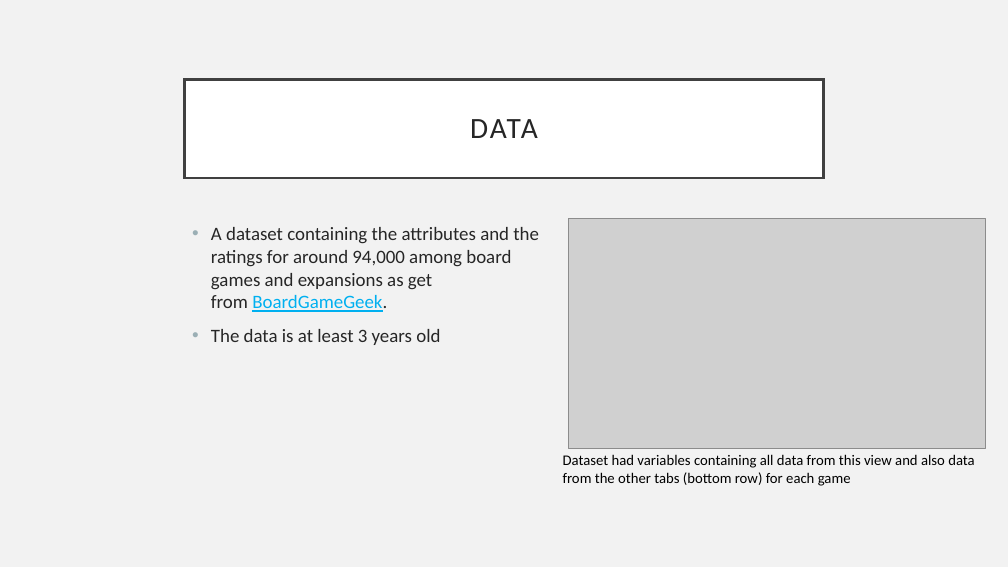
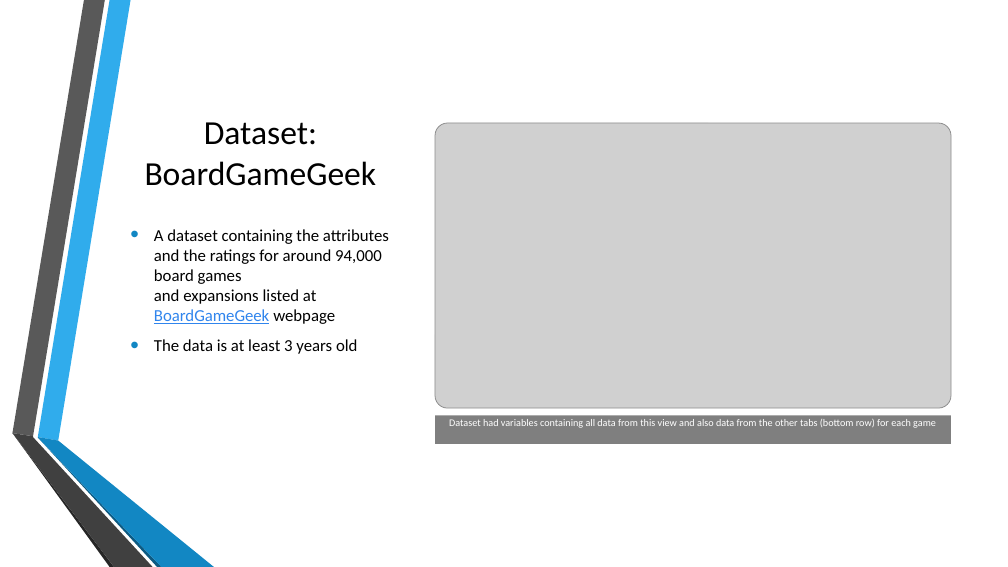
Before and after one commit to Kirasamah/GameDataMining, a slide deck: slide 2 of esitys/esitys.pptx. Drawn at 1008x567 pixels with LibreOffice and Linux fonts; fonts in the diff are those of the drawing; grey boxes stand for pictures; background and template pictures are left out. Boxes give left, top, right and bottom in pixels: in the first picture for what was removed or moved away, otherwise in the second. Text is boxed around its words. In the diff, an @@ line names an element or a change of style, - is before the commit and + after.

```diff
--- a/esitys/esitys.pptx
+++ b/esitys/esitys.pptx
@@ background #F2F2F2 to picture (left out) @@
@@ title removed at box(185, 79, 823, 178) @@
-DATA
@@ title added at box(145, 122, 377, 186), 32 pt, text #000000 @@
+Dataset: BoardGameGeek
@@ picture: place and size @@
-picture at box(569, 218, 985, 448)
+picture at box(435, 123, 951, 408)
@@ text "A dataset containing the attributes ...": place and size @@
-text "A dataset containing the attributes ..." at box(211, 227, 539, 345)
+text "A dataset containing the attributes ..." at box(154, 229, 389, 354)
@@ text at box(154, 229, 389, 324): text changed; size 18 to 16 pt; text colour #262626 to #000000 @@
-• A dataset containing the attributes and the ratings for around 94,000 among board games and expansions as get from BoardGameGeek.
+• A dataset containing the attributes and the ratings for around 94,000 board games
+  and expansions listed at BoardGameGeek webpage
@@ text at box(154, 339, 357, 354): size 18 to 16 pt, text colour #262626 to #000000 in "The data is at least 3 years ..."; indent changed; bullet colour #9BAFB5 to #1287C3 @@
@@ rectangle "Dataset had variables containing all ...": place and size @@
-rectangle "Dataset had variables containing all ..." at box(563, 454, 974, 486)
+rectangle "Dataset had variables containing all ..." at box(435, 416, 951, 445)
@@ rectangle "Dataset had variables containing all ..." at box(435, 416, 951, 445): size 14 to 9.7 pt, text colour #000000 to #FFFFFF; alignment left to centre; line spacing 1 to 0.8; more space between paragraphs; fill none to #000000 at 50% opacity @@
@@ group added at box(12, 0, 214, 567): 6 freeform shapes @@
```
Also in this commit, not shown: 8 other slides changed, 4 slides added, 3 other files.
